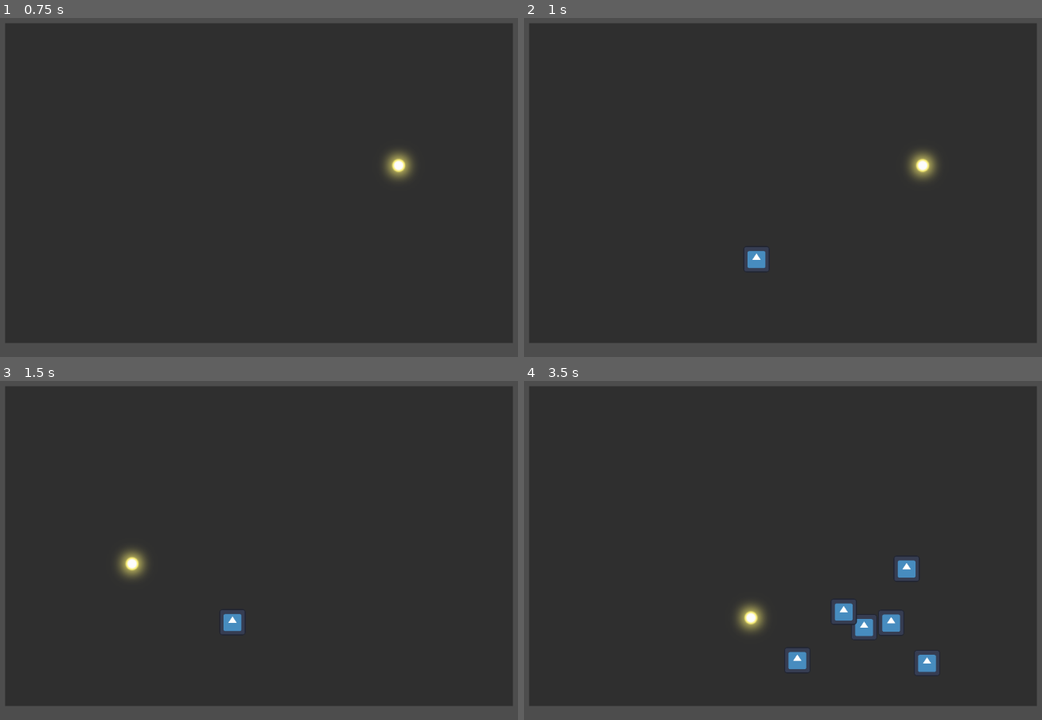
Above: before the commit, frames 1-4 (two rows, left to right).
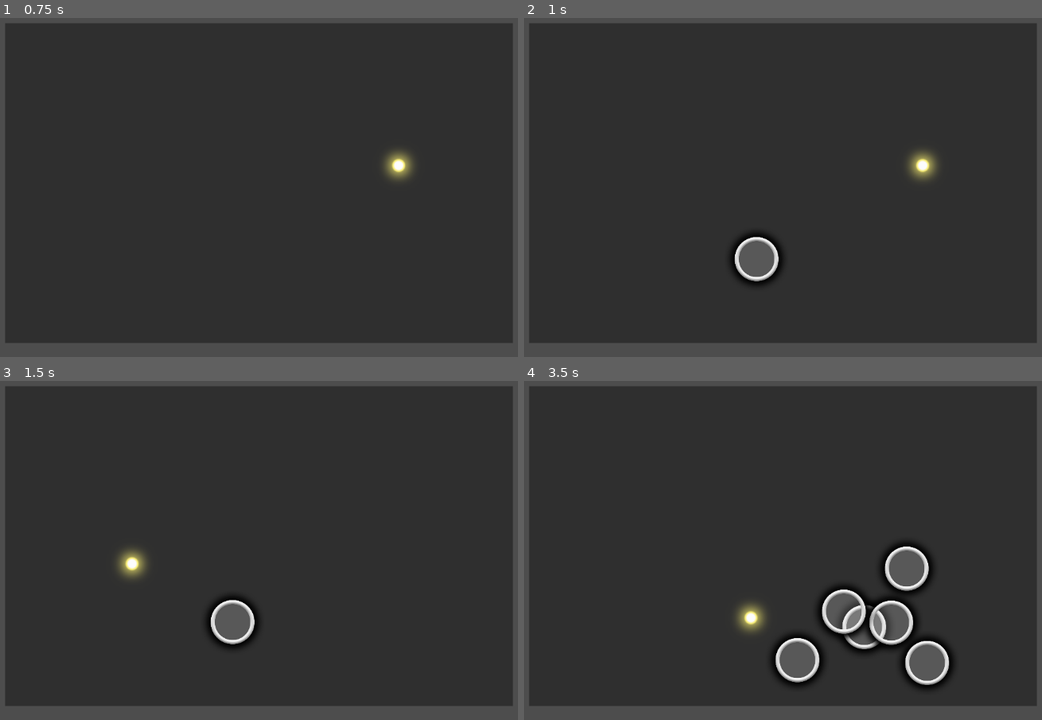
Above: after the commit, the same moments.

Repository: naixsu/Osu-Thingy
Game: Godot game, scene res://Scenes/Main.tscn
Two runs of this game, one before a commit and one after it. Both use one fixed random seed, a clock stepped at 60 frames per second and the inputs below. The engine's default icon, where the game draws it, is replaced by a stand-in: a white triangle on a blue panel in a dark square. Sound files missing from this copy of the repository are replaced by a short silence.
Inputs (mouse positions are in pixels of both pictures, inside the frame that each line leads up to):
- Up to frame 1 (0.75 s): tap Enter at 0.5 s; move the mouse to (398, 163) at 0.52 s
- Up to frame 2 (1 s): no input
- Up to frame 3 (1.5 s): tap Space at 1.25 s; move the mouse to (129, 564) at 1.27 s
- Up to frame 4 (3.5 s): move the mouse to (845, 469) at 2.02 s; tap Enter at 2.75 s; move the mouse to (751, 618) at 2.77 s

Frame 1 is identical in both runs. In frame 2, 1.2% of the frame differs, in the area x 39-50%, y 63-79%; in frame 3, 1.2%; in frame 4, 6.3%, in the area x 47-83%, y 47-91%.

Commit message:
Hitsound

Diff:
--- a/Scenes/Cursor.tscn
+++ b/Scenes/Cursor.tscn
@@ -1,6 +1,8 @@
-[gd_scene load_steps=3 format=3 uid="uid://0xsjwouo75yi"]
+[gd_scene load_steps=5 format=3 uid="uid://0xsjwouo75yi"]
 
 [ext_resource type="Texture2D" uid="uid://n40rmiiuwug" path="res://Assets/Cursor.png" id="1_8xqhq"]
+[ext_resource type="Script" path="res://Scripts/Cursor.gd" id="1_cqqe3"]
+[ext_resource type="AudioStream" uid="uid://xbas7k5myvy2" path="res://Assets/HitSound.wav" id="3_4do07"]
 
 [sub_resource type="CircleShape2D" id="CircleShape2D_cvx72"]
 radius = 14.0
@@ -8,6 +10,7 @@
 [node name="Cursor" type="Node2D" groups=["Cursor"]]
 z_index = 10
 scale = Vector2(0.75, 0.75)
+script = ExtResource("1_cqqe3")
 
 [node name="Sprite2D" type="Sprite2D" parent="."]
 texture_filter = 1
@@ -18,3 +21,9 @@
 
 [node name="CollisionShape2D" type="CollisionShape2D" parent="Area2D"]
 shape = SubResource("CircleShape2D_cvx72")
+
+[node name="AudioStreamPlayer2D" type="AudioStreamPlayer2D" parent="."]
+stream = ExtResource("3_4do07")
+volume_db = -10.0
+
+[connection signal="area_entered" from="Area2D" to="." method="_on_area_2d_area_entered"]
--- a/Scenes/Note.tscn
+++ b/Scenes/Note.tscn
@@ -1,18 +1,28 @@
-[gd_scene load_steps=3 format=3 uid="uid://c10nf1ln4qv1t"]
+[gd_scene load_steps=4 format=3 uid="uid://c10nf1ln4qv1t"]
 
 [ext_resource type="Script" path="res://Scripts/Note.gd" id="1_4ba4c"]
-[ext_resource type="Texture2D" uid="uid://ddtffajq42eas" path="res://icon.svg" id="1_42e2n"]
+[ext_resource type="Texture2D" uid="uid://y21rpnrf7vjh" path="res://Assets/HitCircle.png" id="2_0hb06"]
 
-[node name="Note" type="Node2D"]
+[sub_resource type="CircleShape2D" id="CircleShape2D_5xifv"]
+radius = 12.0
+
+[node name="Note" type="Node2D" groups=["Note"]]
 z_index = 1
+scale = Vector2(0.5, 0.5)
 script = ExtResource("1_4ba4c")
 
 [node name="Sprite2D" type="Sprite2D" parent="."]
 scale = Vector2(0.109375, 0.109375)
-texture = ExtResource("1_42e2n")
+texture = ExtResource("2_0hb06")
 
 [node name="Timer" type="Timer" parent="."]
 wait_time = 2.0
 one_shot = true
 
+[node name="Area2D" type="Area2D" parent="."]
+
+[node name="CollisionShape2D" type="CollisionShape2D" parent="Area2D"]
+shape = SubResource("CircleShape2D_5xifv")
+
 [connection signal="timeout" from="Timer" to="." method="_on_timer_timeout"]
+[connection signal="area_entered" from="Area2D" to="." method="_on_area_2d_area_entered"]
--- /dev/null
+++ b/Scripts/Cursor.gd
@@ -0,0 +1,18 @@
+extends Node2D
+
+@onready var audio = $AudioStreamPlayer2D
+
+# Called when the node enters the scene tree for the first time.
+func _ready():
+	pass # Replace with function body.
+
+
+# Called every frame. 'delta' is the elapsed time since the previous frame.
+func _process(delta):
+	pass
+
+
+
+func _on_area_2d_area_entered(area):
+	if area.get_parent().is_in_group("Note"):
+		audio.play()
--- a/Scripts/Note.gd
+++ b/Scripts/Note.gd
@@ -8,3 +8,7 @@
 
 func _on_timer_timeout():
 	queue_free()
+
+func _on_area_2d_area_entered(area):
+	if area.get_parent().is_in_group("Cursor"):
+		queue_free()
Not shown, added: Assets/HitSound.wav.import
Not shown, added: Assets/HitSound.wav
